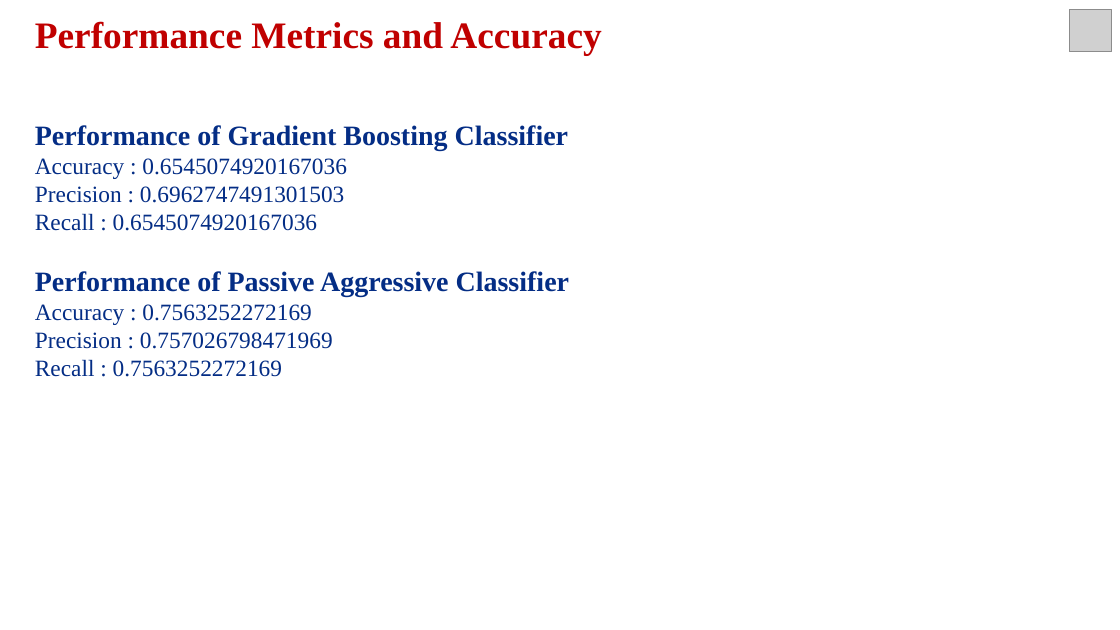
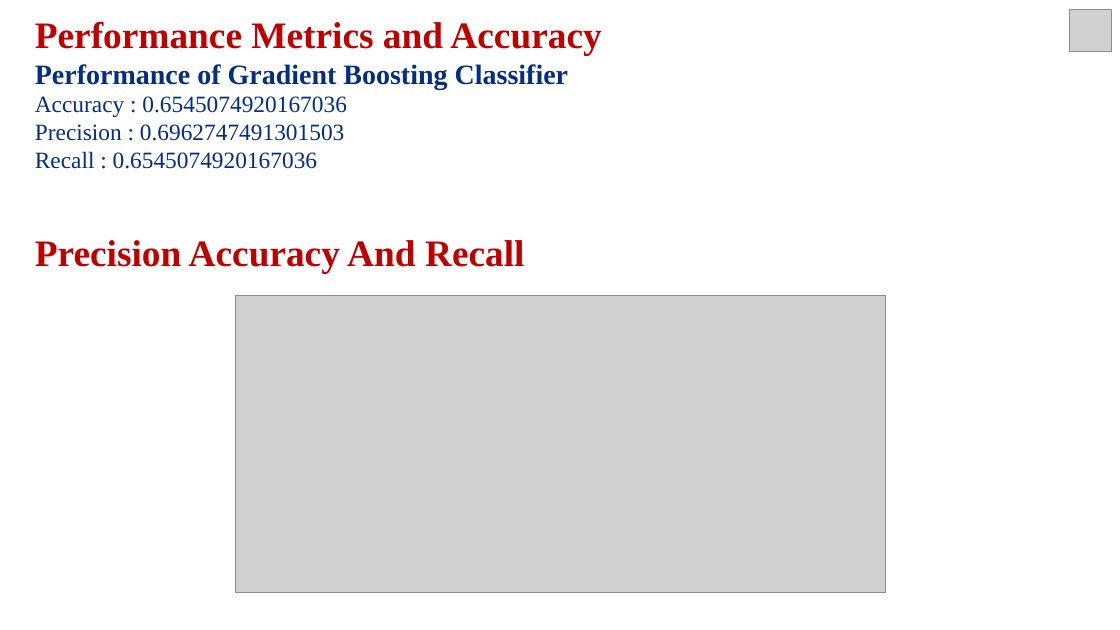
Before and after one commit to varsha-rani-15/Coronavirus-Tweet-Sentiment-Analysis, a slide deck: slide 21 of ML Classification_Presentation.pptx (slide 18 before the commit). Drawn at 1120x630 pixels with LibreOffice and Linux fonts; fonts in the diff are those of the drawing; grey boxes stand for pictures. Boxes give left, top, right and bottom in pixels: in the first picture for what was removed or moved away, otherwise in the second. Text is boxed around its words. In the diff, an @@ line names an element or a change of style, - is before the commit and + after.

```diff
--- a/ML Classification_Presentation.pptx
+++ b/ML Classification_Presentation.pptx
@@ text at [35, 240, 524, 274]: text changed; size 20 to 32 pt; text colour #042D85 to #C00000; bold on @@
-Performance of Passive Aggressive Classifier
-Accuracy : 0.7563252272169
-Precision : 0.757026798471969
-Recall : 0.7563252272169
+Precision Accuracy And Recall
@@ picture added at [235, 296, 886, 592] @@
```
Also in this commit, not shown: 4 other slides changed, 7 slides added, 3 slides removed.
